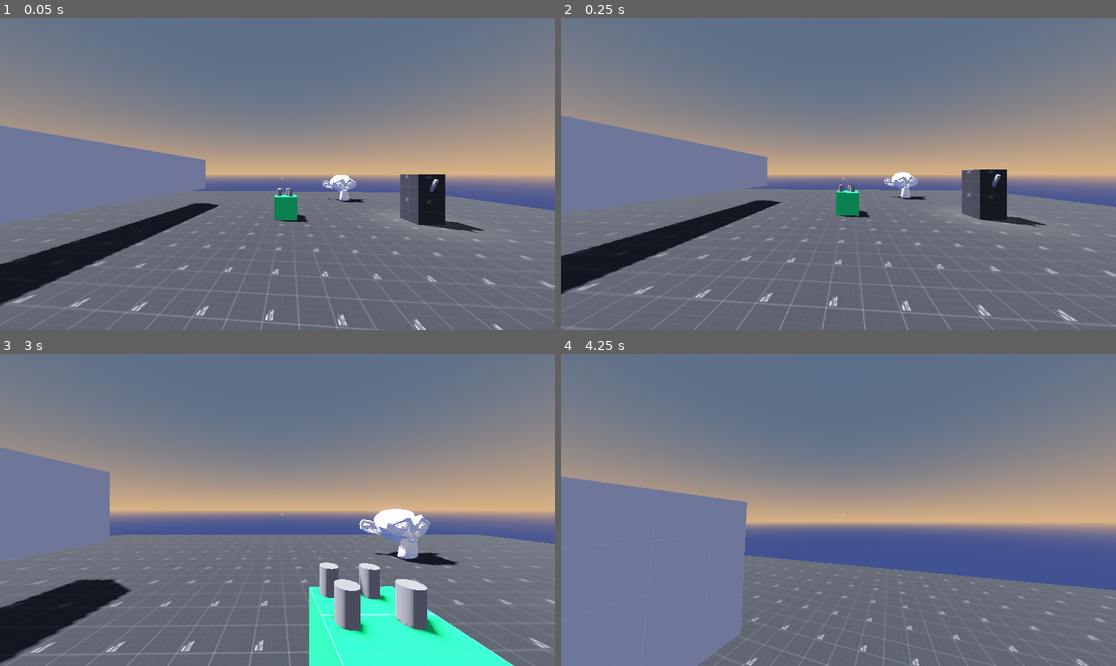
Above: before the commit, frames 1-4 (two rows, left to right).
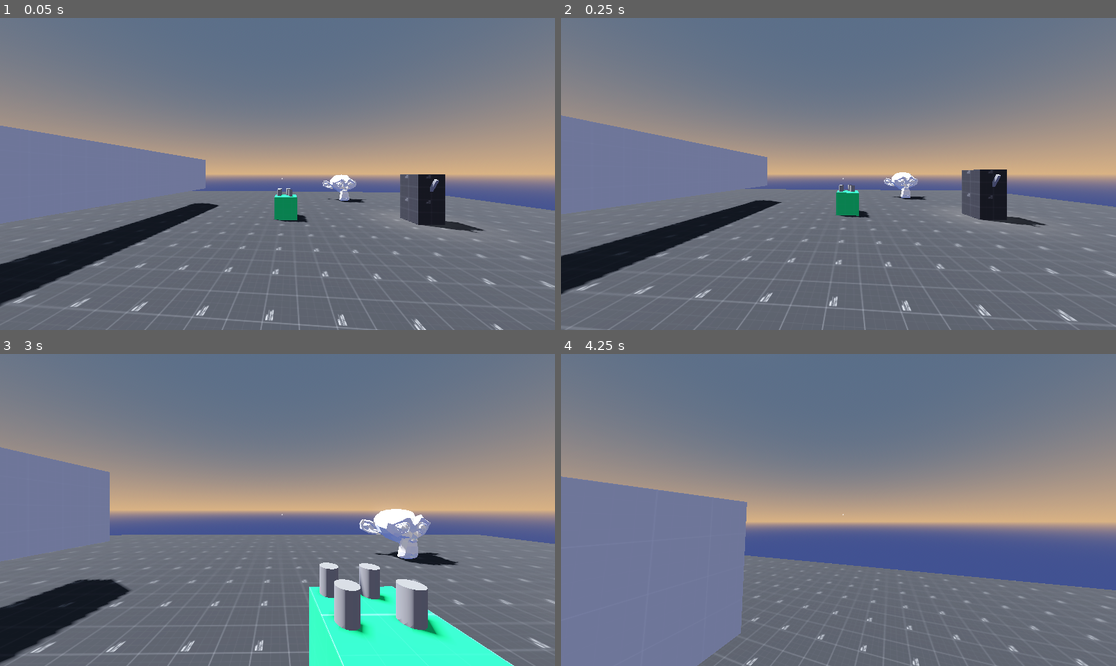
Above: after the commit, the same moments.

Repository: CrookedSmileStudios/ultimate_immersive_fps_horror
Game: Godot game, scene res://levels/sandbox.tscn
The game is run twice, just before and just after one commit, with the same random seed, the same clock (stepped at 60 frames per second) and the same inputs. This scene is started directly instead of the project's main scene. The engine's default icon, where the game draws it, is replaced by a stand-in: a white triangle on a blue panel in a dark square.
Inputs (mouse positions are in pixels of both pictures, inside the frame that each line leads up to):
- Up to frame 1 (0.05 s): no input
- Up to frame 2 (0.25 s): no input
- Up to frame 3 (3 s): move the mouse to (271, 516) at 0.52 s; hold W (forward) 0.53-2.78 s; tap Space (jump) at 0.6, 0.77, 1.07, 1.52, 1.55, 1.82, 2.3 s; move the mouse to (316, 513) at 1.27 s; tap Ctrl (crouch) at 1.35 s; move the mouse to (233, 506) at 2.02 s; press the mouse at (233, 506) at 2.03 s; move the mouse to (283, 510) at 2.77 s; release the mouse at (283, 510) at 2.78 s; hold A (left) from 2.78 s (still down); right-click (283, 510) at 2.85 s
- Up to frame 4 (4.25 s): tap Space (jump) at 3.02, 3.05, 3.32, 3.77, 3.8, 4.07 s; move the mouse to (816, 503) at 3.52 s; release A (left) at 3.53 s; hold W (forward) from 3.53 s (still down); hold Shift (sprint) from 3.53 s (still down)

The runs differ from the first frame. In frame 3, less than 0.1% of the frame differs, in the area x 56-92%, y 67-99%; in frame 4, nothing differs.

Commit message:
sound effects part 1
added footsteps, jump, and land

Diff:
--- a/player/player.gd
+++ b/player/player.gd
@@ -7,6 +7,8 @@
 @onready var crouching_collision_shape: CollisionShape3D = $CrouchingCollisionShape
 @onready var standup_check: RayCast3D = $StandupCheck
 @onready var interaction_controller: Node = %InteractionController
+@onready var footsteps_se: AudioStreamPlayer3D = %Footsteps
+@onready var jump_se: AudioStreamPlayer3D = %Jump
 
 # Note sway variables
 @onready var note_hand: Marker3D = %NoteHand
@@ -24,6 +26,7 @@
 var direction: Vector3 = Vector3.ZERO
 var lerp_speed: float = 10.0
 var mouse_input: Vector2
+var is_in_air: bool = false
 
 # Player Settings
 var base_fov: float = 90.0
@@ -53,6 +56,8 @@
 var head_bobbing_current_intensity: float = 0.0
 var head_bobbing_vector: Vector2 = Vector2.ZERO
 var head_bobbing_index: float = 0.0
+var last_bob_position_x: float = 0.0                                            # Tracks the previous horizontal head-bob position
+var last_bob_direction: int = 0                                                 # Tracks the previous movement direction of the bob (-1 = left, +1 = right)
 
 # Sanity Vars
 var light_level: float = 0.0
@@ -78,13 +83,18 @@
 
 	# Falling
 	if not is_on_floor():
+		is_in_air = true
 		if velocity.y >= 0: # jumping upwards
 			velocity += get_gravity() * delta
 		else: # falling down
 			velocity += get_gravity() * delta * 2.0
 	else: # Jumping
+		if is_in_air == true: # If true, this is the first frame since landing.
+			footsteps_se.play()
+			is_in_air = false
 		if Input.is_action_just_pressed("jump"):
 			velocity.y = jump_velocity
+			jump_se.play()
 
 
 	# Movement Logic
@@ -182,6 +192,8 @@
 		eyes.position.y = lerp(eyes.position.y , 0.0 ,delta*lerp_speed)
 		eyes.position.x = lerp(eyes.position.x , 0.0 ,delta*lerp_speed)
 
+	play_footsteps()
+
 func set_camera_locked(locked: bool) -> void:
 
 	if locked:
@@ -194,3 +206,18 @@
 	if note_hand:
 		note_hand.rotation.z = lerp(note_hand.rotation.z, -input_dir.x * note_sway_amount, 10 * delta)
 		note_hand.rotation.x = lerp(note_hand.rotation.x, -input_dir.y * note_sway_amount, 10 * delta)
+
+func play_footsteps() -> void:
+	if moving and is_on_floor():
+		var bob_position_x = head_bobbing_vector.x
+		var bob_direction = sign(bob_position_x - last_bob_position_x)  # +1 = moving right, -1 = moving left
+
+		# A direction change means we just reached a peak in the bobbing cycle
+		if bob_direction != 0 and bob_direction != last_bob_direction and last_bob_direction != 0:
+			footsteps_se.play()
+
+		last_bob_direction = bob_direction
+		last_bob_position_x = bob_position_x
+	else:
+		last_bob_direction = 0
+		last_bob_position_x = head_bobbing_vector.x
--- a/player/player.tscn
+++ b/player/player.tscn
@@ -1,13 +1,14 @@
-[gd_scene load_steps=15 format=3 uid="uid://luy7w0qfph84"]
+[gd_scene load_steps=16 format=3 uid="uid://luy7w0qfph84"]
 
 [ext_resource type="Script" uid="uid://chmo46pkxaexp" path="res://player/player.gd" id="1_oul6g"]
 [ext_resource type="Texture2D" uid="uid://dgh3ul6rjlkgi" path="res://assets/reticles/white_reticle.png" id="2_g1dw6"]
-[ext_resource type="PackedScene" uid="uid://dlyxujkbtsmnm" path="res://objects/Run_Note.tscn" id="2_rgyib"]
 [ext_resource type="PackedScene" uid="uid://bnvad8jy4rflu" path="res://interaction/interaction_controller.tscn" id="2_rkbax"]
 [ext_resource type="Texture2D" uid="uid://d1jemmogcuxvf" path="res://assets/reticles/tile_0155.png" id="3_qjkh3"]
 [ext_resource type="Texture2D" uid="uid://bgj2lgeergj4y" path="res://assets/reticles/tile_0156.png" id="4_g6k8r"]
 [ext_resource type="Shader" uid="uid://bygn8p8ivfrb5" path="res://shaders/note_fade.gdshader" id="5_boad6"]
 [ext_resource type="PackedScene" uid="uid://c0bcshd6w44pb" path="res://player/sanity_controller.tscn" id="6_g6k8r"]
+[ext_resource type="AudioStream" uid="uid://b6cflqkbf4htm" path="res://assets/sound_effects/jump.ogg" id="9_8t03j"]
+[ext_resource type="AudioStream" uid="uid://2u6igummc8mp" path="res://assets/sound_effects/footstep_concrete_004.ogg" id="9_hg6s5"]
 
 [sub_resource type="CapsuleShape3D" id="CapsuleShape3D_kqu6x"]
 
@@ -100,10 +101,6 @@
 [node name="NoteHand" type="Marker3D" parent="Head/SubViewportContainer/SubViewport/NoteCamera"]
 unique_name_in_owner = true
 transform = Transform3D(1, 0, 0, 0, 1, 0, 0, 0, 1, -0.75, -0.25, -0.75)
-
-[node name="RunNote" parent="Head/SubViewportContainer/SubViewport/NoteCamera/NoteHand" instance=ExtResource("2_rgyib")]
-transform = Transform3D(0.246202, 0.043412, -1.8976e-09, 0, -1.09278e-08, -0.25, -0.043412, 0.246202, -1.07618e-08, 0, 0, 0)
-visible = false
 
 [node name="LightViewport" type="SubViewport" parent="."]
 unique_name_in_owner = true
@@ -221,3 +218,17 @@
 
 [node name="SanityController" parent="." instance=ExtResource("6_g6k8r")]
 unique_name_in_owner = true
+
+[node name="Audio" type="Node3D" parent="."]
+transform = Transform3D(1, 0, 0, 0, 1, 0, 0, 0, 1, 0, 1.32472, 0)
+
+[node name="Footsteps" type="AudioStreamPlayer3D" parent="Audio"]
+unique_name_in_owner = true
+stream = ExtResource("9_hg6s5")
+volume_db = -20.0
+
+[node name="Jump" type="AudioStreamPlayer3D" parent="Audio"]
+unique_name_in_owner = true
+stream = ExtResource("9_8t03j")
+volume_db = -20.0
+unit_size = 3.0
Not shown, added: assets/sound_effects/footstep_concrete_004.ogg.import
Not shown, added: assets/sound_effects/jump.ogg.import
Not shown, added: assets/sound_effects/footstep_concrete_004.ogg
Not shown, added: assets/sound_effects/jump.ogg
